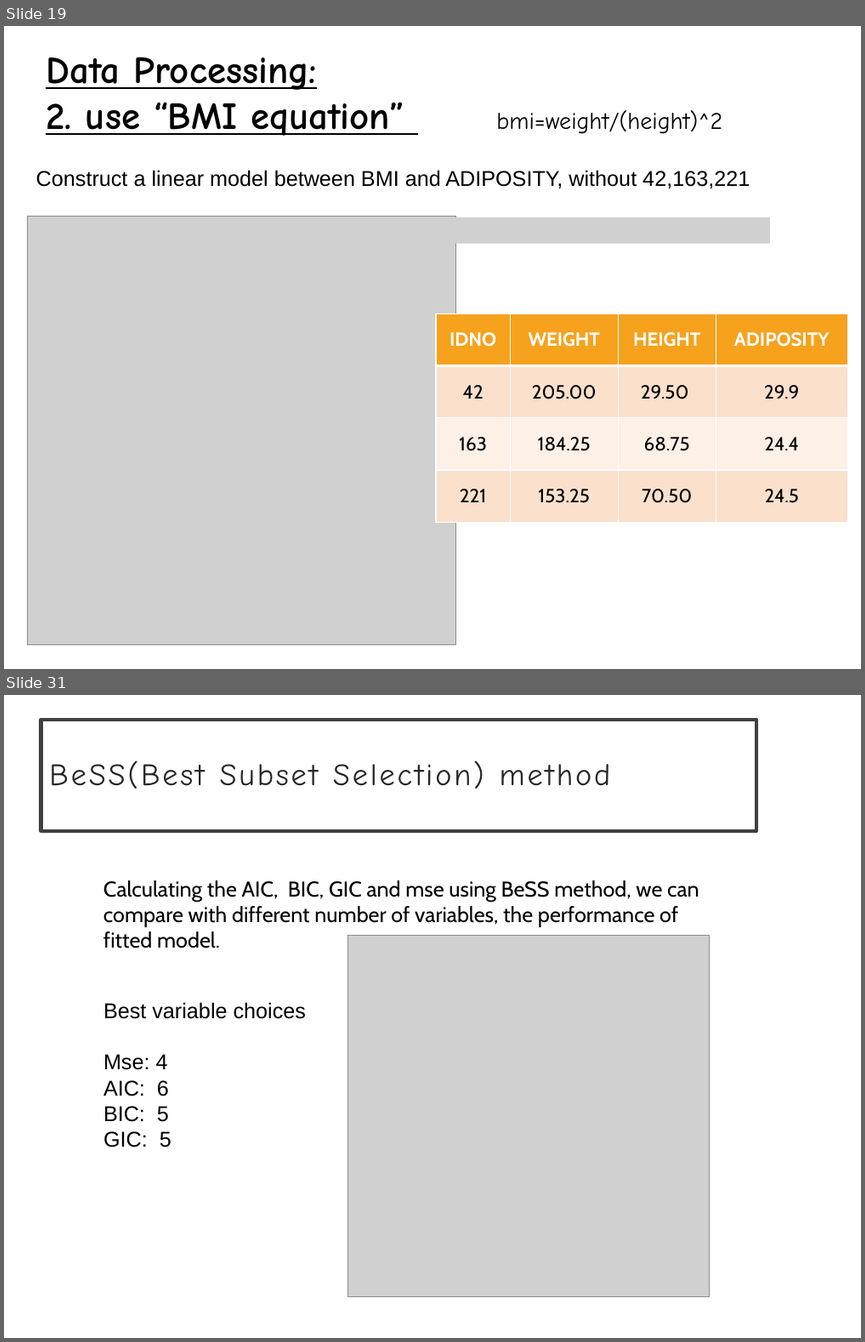
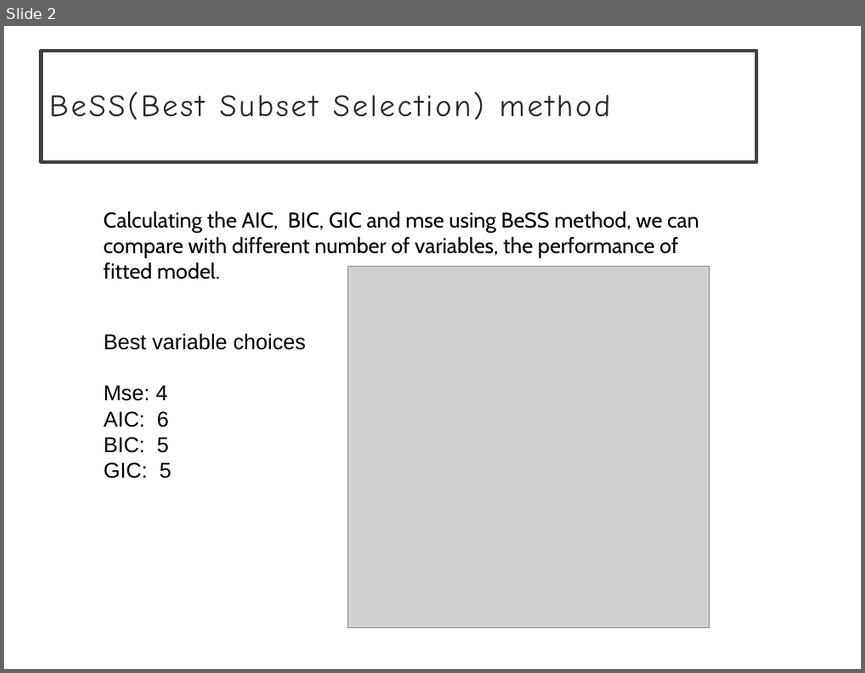
Before and after one commit to MjolnirT/UW-STAT628-M2, a slide deck: slide - Hao.pptx. Shown one above the other, each under a label of ours: slides 19 and 31 before the commit, slide 2 after it; the slides between them are not shown. The pictures are 865x1342 and 865x673 pixels, drawn with LibreOffice and Linux fonts; fonts in the diff are those of the drawing; grey boxes stand for pictures. Boxes give left, top, right and bottom in pixels: in the first picture for what was removed or moved away, otherwise in the second. Text is boxed around its words. In the diff, an @@ line names an element or a change of style, - is before the commit and + after.

```diff
--- a/slide - Hao.pptx
+++ b/slide - Hao.pptx
@@ slide 19 removed at (4, 26, 861, 669), background #FFFFFF @@
@@ text removed at (46, 57, 404, 136) @@
-Data Processing:
-2. use “BMI equation”
@@ text removed at (496, 110, 722, 134) @@
-bmi=weight/(height)^2
@@ text removed at (36, 170, 749, 189) @@
-Construct a linear model between BMI and ADIPOSITY, without 42,163,221
@@ picture removed at (27, 216, 455, 644) @@
@@ picture removed at (452, 217, 770, 243) @@
@@ table removed at (436, 314, 848, 522), 4 rows, 4 columns @@
-IDNO | WEIGHT | HEIGHT | ADIPOSITY
-42 | 205.00 | 29.50 | 29.9
-163 | 184.25 | 68.75 | 24.4
-221 | 153.25 | 70.50 | 24.5
@@ what was slide 31 is now slide 2 @@
```
Also in this commit, not shown: 1 slide changed, 1 slide added, 28 other slides removed.
